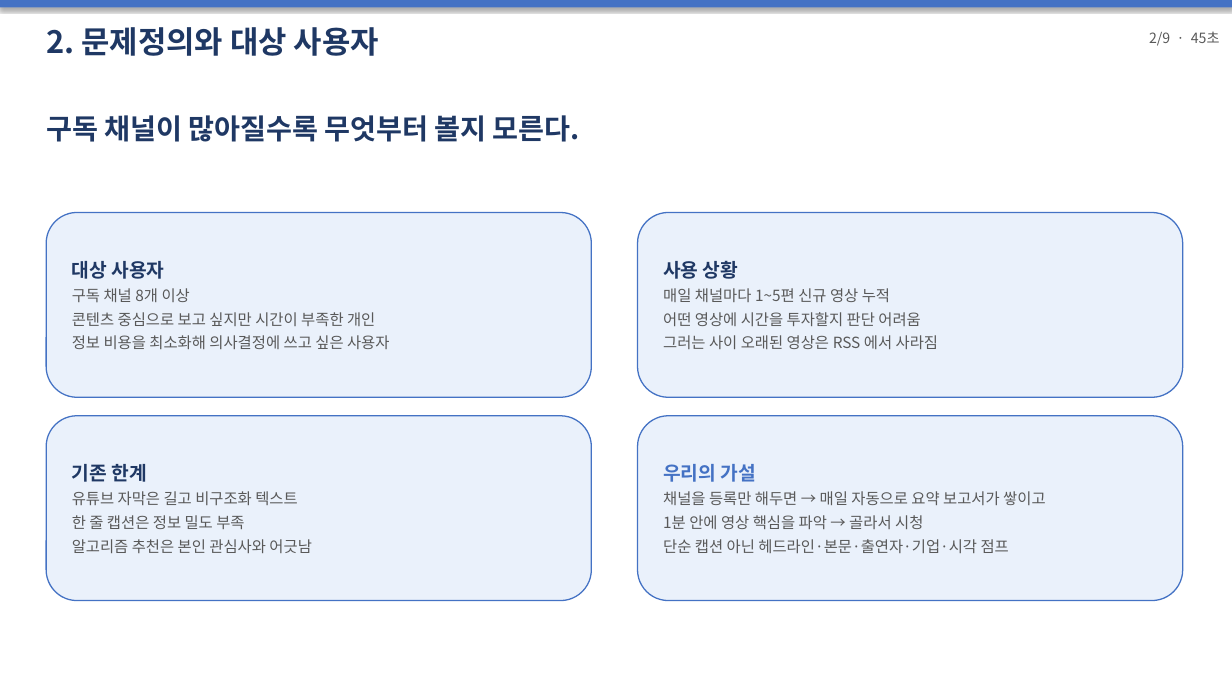
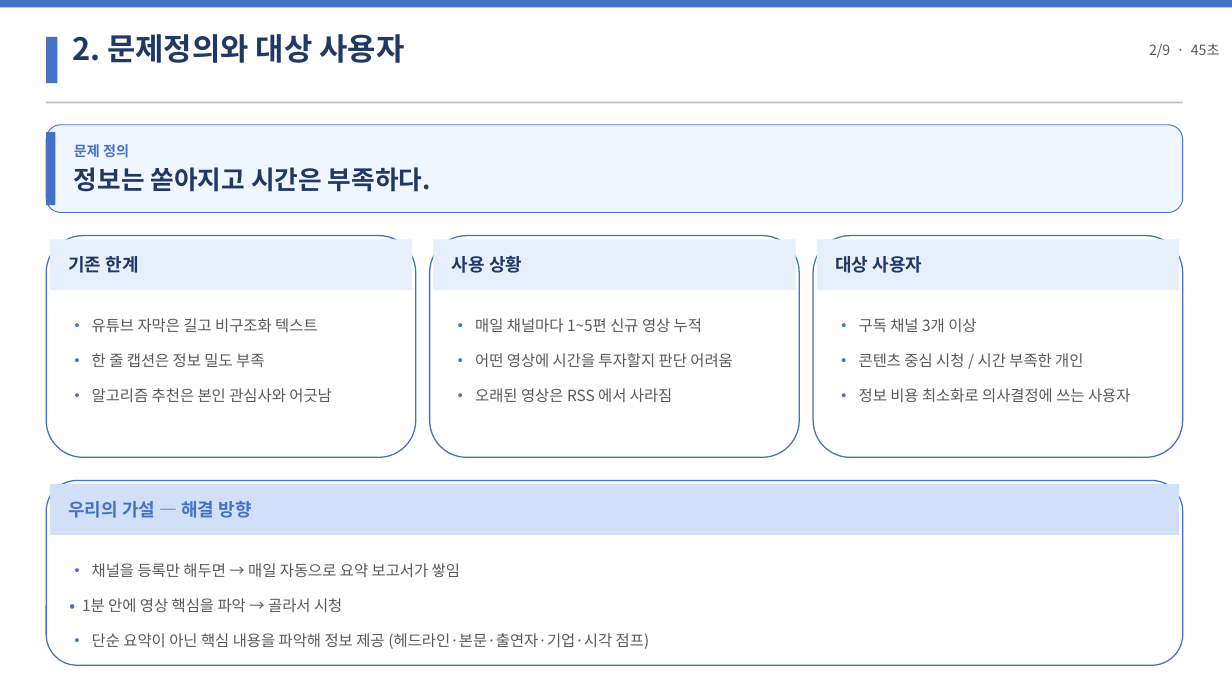
Before and after one commit to leeyongjoo9-rgb/tubebrief_mvp, a slide deck: slide 2 of 이용주-기말발표자료.pptx. Drawn at 1232x693 pixels with LibreOffice and Linux fonts; fonts in the diff are those of the drawing. Boxes give left, top, right and bottom in pixels: in the first picture for what was removed or moved away, otherwise in the second. Text is boxed around its words. In the diff, an @@ line names an element or a change of style, - is before the commit and + after.

```diff
--- a/이용주-기말발표자료.pptx
+++ b/이용주-기말발표자료.pptx
@@ rectangle at [0,0,1232,7]: shadow off @@
@@ rectangle added at [46,37,57,83], fill #4472C4 @@
@@ text "2. 문제정의와 대상 사용자": place and size @@
-text "2. 문제정의와 대상 사용자" at [46,27,379,56]
+text "2. 문제정의와 대상 사용자" at [72,34,405,63]
@@ text "2/9 · 45초": place and size @@
-text "2/9 · 45초" at [1149,32,1220,46]
+text "2/9 · 45초" at [1149,44,1220,58]
@@ text removed at [46,115,580,142] @@
-구독 채널이 많아질수록 무엇부터 볼지 모른다.
@@ rectangle added at [46,102,1183,104], fill #BFBFBF @@
@@ rounded rectangle added at [46,125,1183,213], fill #F0F6FF, outline #4472C4 0.75 pt @@
@@ rectangle added at [46,132,55,205], fill #4472C4 @@
@@ text added at [74,144,431,192], 20 pt, text #1F3864, bold @@
+문제 정의
+정보는 쏟아지고 시간은 부족하다.
@@ rounded rectangle removed at [46,213,592,397] @@
-대상 사용자
-구독 채널 8개 이상
-콘텐츠 중심으로 보고 싶지만 시간이 부족한 개인
-정보 비용을 최소화해 의사결정에 쓰고 싶은 사용자
@@ rounded rectangle added at [46,236,416,457], fill #FFFFFF, outline #4472C4 1 pt @@
@@ rectangle added at [50,239,412,290], fill #E7EFFB, 14 pt, text #1F3864, bold @@
+기존 한계
@@ rounded rectangle added at [430,236,799,457], fill #FFFFFF, outline #4472C4 1 pt @@
@@ rectangle added at [433,239,796,290], fill #E7EFFB, 14 pt, text #1F3864, bold @@
+사용 상황
@@ rounded rectangle added at [813,236,1183,457], fill #FFFFFF, outline #4472C4 1 pt @@
@@ rectangle added at [817,239,1179,290], fill #E7EFFB, 14 pt, text #1F3864, bold @@
+대상 사용자
@@ text "• 유튜브 자막은 길고 비구조화 ...": place and size @@
-text "• 유튜브 자막은 길고 비구조화 ..." at [46,416,592,601]
+text "• 유튜브 자막은 길고 비구조화 ..." at [92,318,331,402]
@@ text at [92,318,331,402]: text changed @@
-기존 한계
-유튜브 자막은 길고 비구조화 텍스트
-한 줄 캡션은 정보 밀도 부족
-알고리즘 추천은 본인 관심사와 어긋남
+• 유튜브 자막은 길고 비구조화 텍스트
+• 한 줄 캡션은 정보 밀도 부족
+• 알고리즘 추천은 본인 관심사와 어긋남
@@ text "• 매일 채널마다 1~5편 신규 ...": place and size @@
-text "• 매일 채널마다 1~5편 신규 ..." at [638,213,1183,397]
+text "• 매일 채널마다 1~5편 신규 ..." at [475,318,732,402]
@@ text at [475,318,732,402]: text changed @@
-사용 상황
-매일 채널마다 1~5편 신규 영상 누적
-어떤 영상에 시간을 투자할지 판단 어려움
-그러는 사이 오래된 영상은 RSS 에서 사라짐
+• 매일 채널마다 1~5편 신규 영상 누적
+• 어떤 영상에 시간을 투자할지 판단 어려움
+• 오래된 영상은 RSS 에서 사라짐
@@ text added at [859,318,1130,402], 12 pt, text #595959 @@
+• 구독 채널 3개 이상
+• 콘텐츠 중심 시청 / 시간 부족한 개인
+• 정보 비용 최소화로 의사결정에 쓰는 사용자
@@ rounded rectangle added at [46,481,1183,665], fill #FFFFFF, outline #4472C4 1 pt @@
@@ rectangle added at [50,484,1179,535], fill #D1E0F7, 14 pt, text #4472C4, bold @@
+우리의 가설 — 해결 방향
@@ vertical alignment middle to top; fill #EAF1FB to none; outline #4472C4 1 pt to none in 3 elements at [92,318,331,402], [475,318,732,402], [82,563,650,649] @@
@@ text "• 채널을 등록만 해두면 → ...": place and size @@
-text "• 채널을 등록만 해두면 → ..." at [638,416,1183,601]
+text "• 채널을 등록만 해두면 → ..." at [82,563,650,649]
@@ text at [82,563,650,649]: text changed @@
-우리의 가설
-채널을 등록만 해두면 → 매일 자동으로 요약 보고서가 쌓이고
-1분 안에 영상 핵심을 파악 → 골라서 시청
-단순 캡션 아닌 헤드라인·본문·출연자·기업·시각 점프
+• 채널을 등록만 해두면 → 매일 자동으로 요약 보고서가 쌓임
+• 1분 안에 영상 핵심을 파악 → 골라서 시청
+• 단순 요약이 아닌 핵심 내용을 파악해 정보 제공 (헤드라인·본문·출연자·기업·시각 점프)
```
Also in this commit, not shown: 2 other slides changed, 1 other file.
